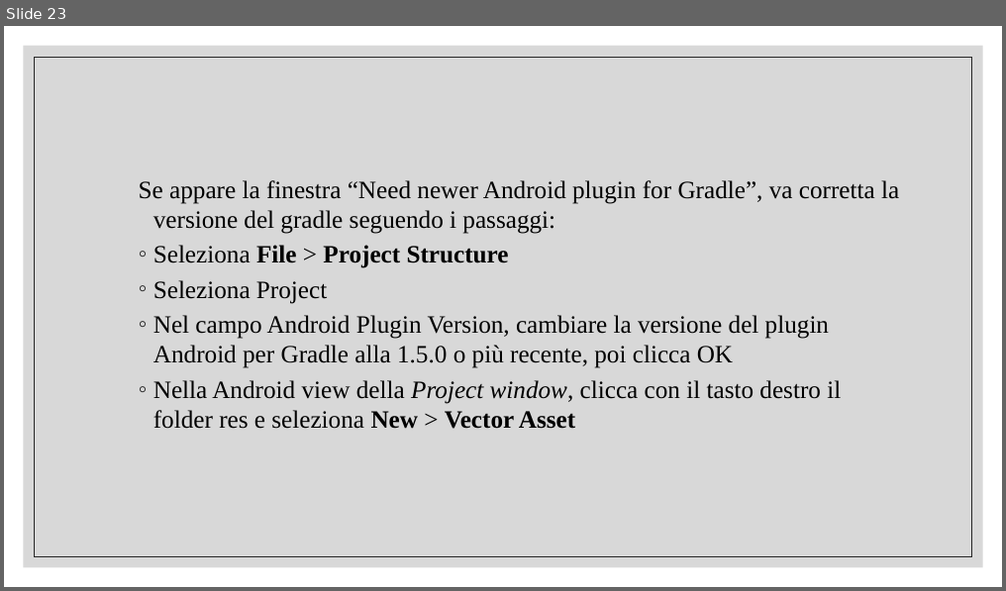
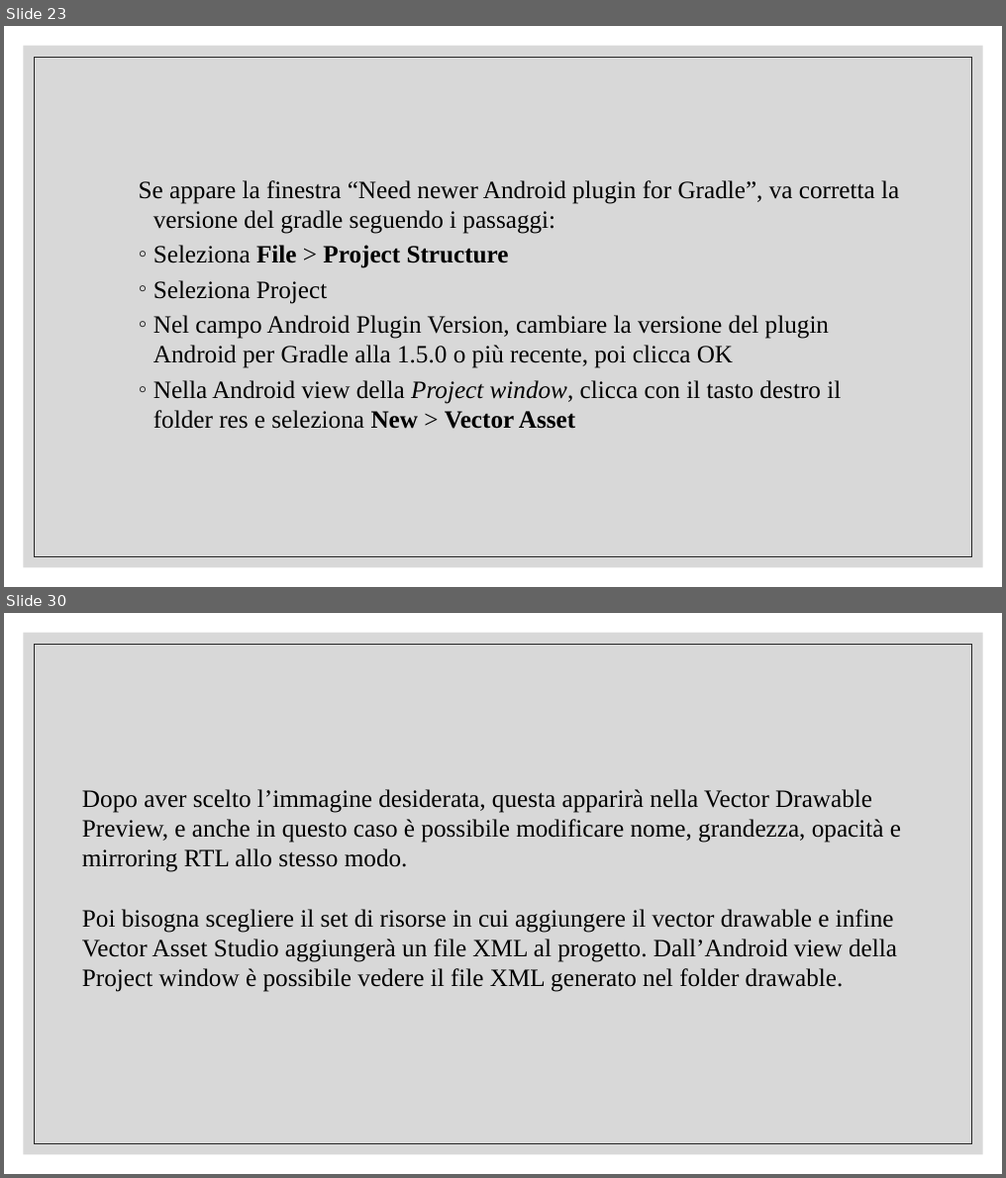
Before and after one commit to tizianotaglienti/Colleghi-Ristretti, a slide deck: Vector asset studio.pptx. Shown one above the other, each under a label of ours: slide 23 before the commit, slides 23 and 30 after it; the slides between them are not shown. The pictures are 1006x591 and 1006x1178 pixels, drawn with LibreOffice and Linux fonts; fonts in the diff are those of the drawing. Boxes give left, top, right and bottom in pixels: in the first picture for what was removed or moved away, otherwise in the second. Text is boxed around its words. In the diff, an @@ line names an element or a change of style, - is before the commit and + after.

```diff
--- a/Vector asset studio.pptx
+++ b/Vector asset studio.pptx
@@ slide 30 added at bbox=[4, 613, 1002, 1174], background #FFFFFF; not listed: 2 template elements that a slide beside it also shows @@
@@ text added at bbox=[82, 789, 901, 992], 24 pt, text #000000 @@
+Dopo aver scelto l’immagine desiderata, questa apparirà nella Vector Drawable Preview, e anche in questo caso è possibile modificare nome, grandezza, opacità e mirroring RTL allo stesso modo.
+Poi bisogna scegliere il set di risorse in cui aggiungere il vector drawable e infine Vector Asset Studio aggiungerà un file XML al progetto. Dall’Android view della Project window è possibile vedere il file XML generato nel folder drawable.
```
Also in this commit, not shown: 14 slides changed, 16 other slides added, 1 slide removed, 1 other file.
